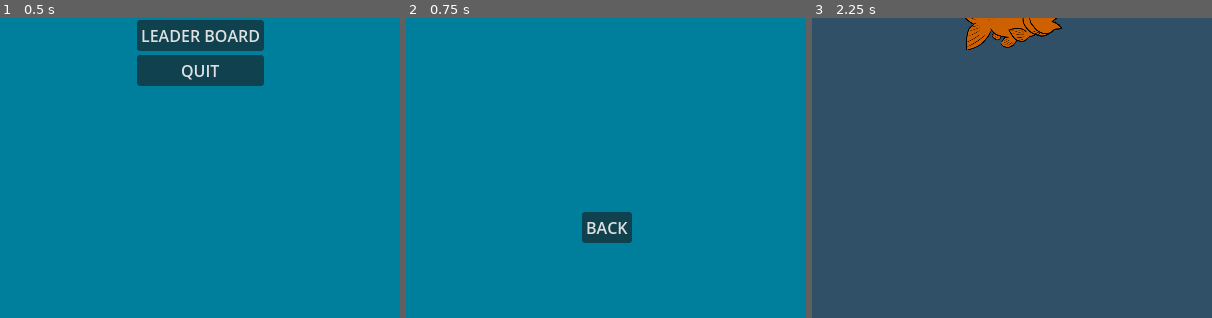
Above: before the commit, frames 1-3 (left to right).
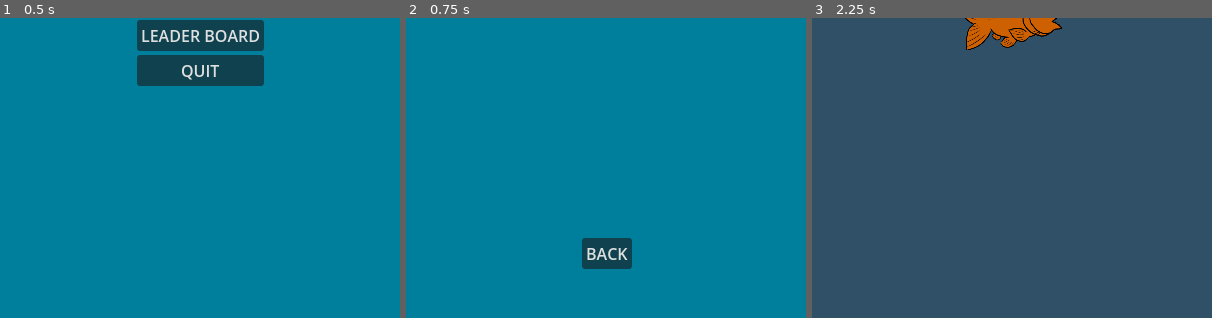
Above: after the commit, the same moments.

Repository: CatNine9/FishGame
Game: Godot game, scene res://UI/MainMenu.tscn
The game is run twice, just before and just after one commit, with the same random seed, the same clock (stepped at 60 frames per second) and the same inputs.
Inputs:
- Up to frame 1 (0.5 s): no input
- Up to frame 2 (0.75 s): click "LEADER BOARD" at 0.5 s
- Up to frame 3 (2.25 s): click "BACK" at 1.25 s; click "START GAME" at 2 s
The pictures show only the part of the screen within x 25-75%, y 50-100%; the shares and areas given below are measured in that part.

Frame 1 is identical in both runs. In frame 2, 2.2% of the frame differs, in the area x 44-57%, y 64-84%; in frame 3, nothing differs.

Commit message:
Now the back button is separate from the leaderboard entries and entries get placed under each other.
But are still not sorted by order of score. Fix that later.

Diff:
--- a/FishGame/UI/LeaderBoard.tscn
+++ b/FishGame/UI/LeaderBoard.tscn
@@ -61,13 +61,6 @@
 [node name="ExampleHbox" parent="CenterContainer/VBoxContainer" instance=ExtResource("2_4rymq")]
 layout_mode = 2
 
-[node name="BackButton" type="Button" parent="CenterContainer/VBoxContainer"]
-custom_minimum_size = Vector2(50, 0)
-layout_mode = 2
-size_flags_horizontal = 4
-size_flags_vertical = 10
-text = "BACK"
-
 [node name="TitleVbox" type="VBoxContainer" parent="."]
 layout_mode = 1
 anchors_preset = 5
@@ -84,4 +77,31 @@
 text = "LEADER BOARD"
 vertical_alignment = 2
 
-[connection signal="button_up" from="CenterContainer/VBoxContainer/BackButton" to="." method="_on_back_button_button_up"]
+[node name="Container" type="Control" parent="."]
+custom_minimum_size = Vector2(0, 80)
+layout_mode = 1
+anchors_preset = 7
+anchor_left = 0.5
+anchor_top = 1.0
+anchor_right = 0.5
+anchor_bottom = 1.0
+offset_left = -20.0
+offset_top = -40.0
+offset_right = 20.0
+grow_horizontal = 2
+grow_vertical = 0
+
+[node name="BackButton" type="Button" parent="Container"]
+layout_mode = 1
+anchors_preset = 5
+anchor_left = 0.5
+anchor_right = 0.5
+offset_left = -25.0
+offset_right = 25.0
+offset_bottom = 31.0
+grow_horizontal = 2
+size_flags_horizontal = 4
+size_flags_vertical = 10
+text = "BACK"
+
+[connection signal="button_up" from="Container/BackButton" to="." method="_on_back_button_button_up"]
